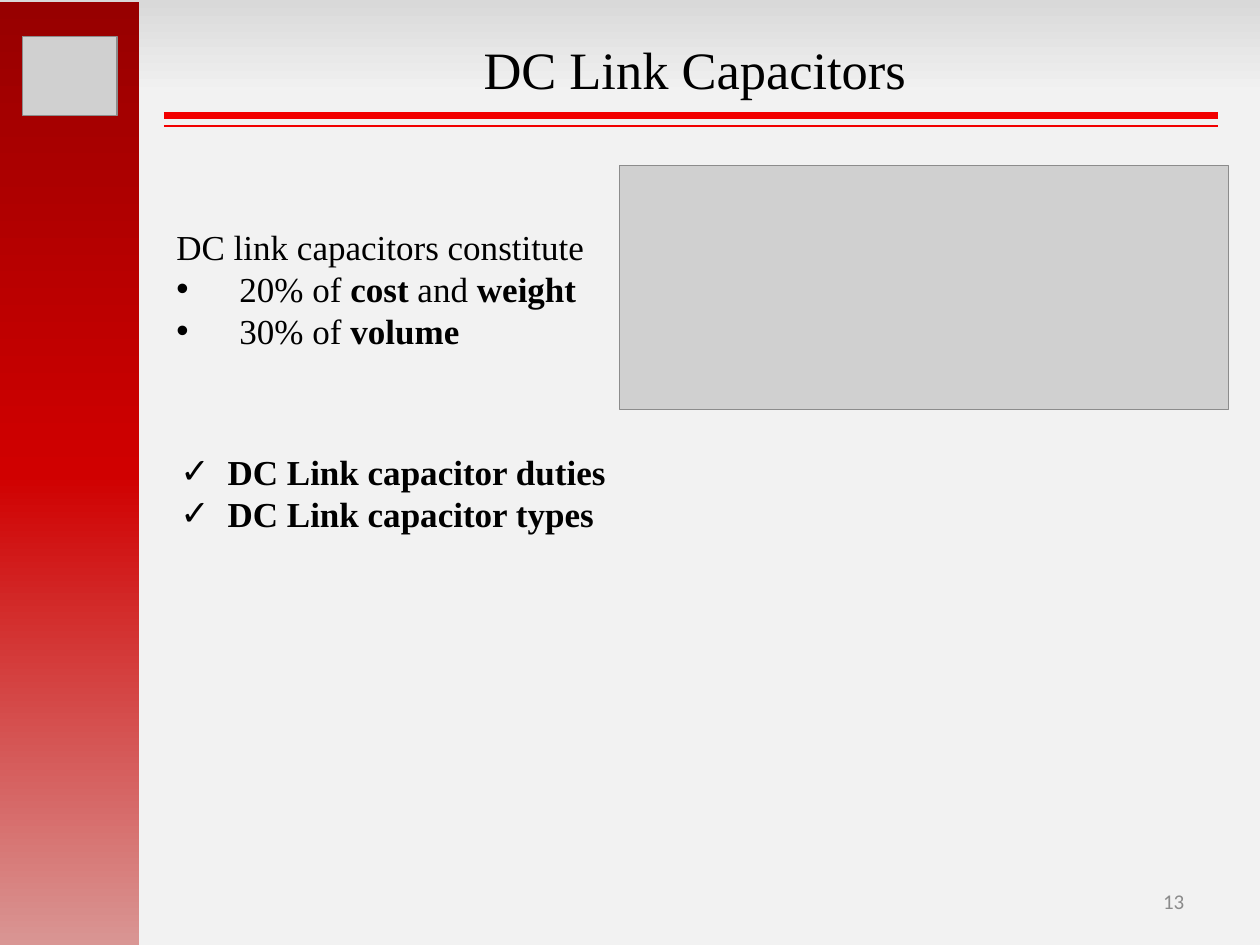
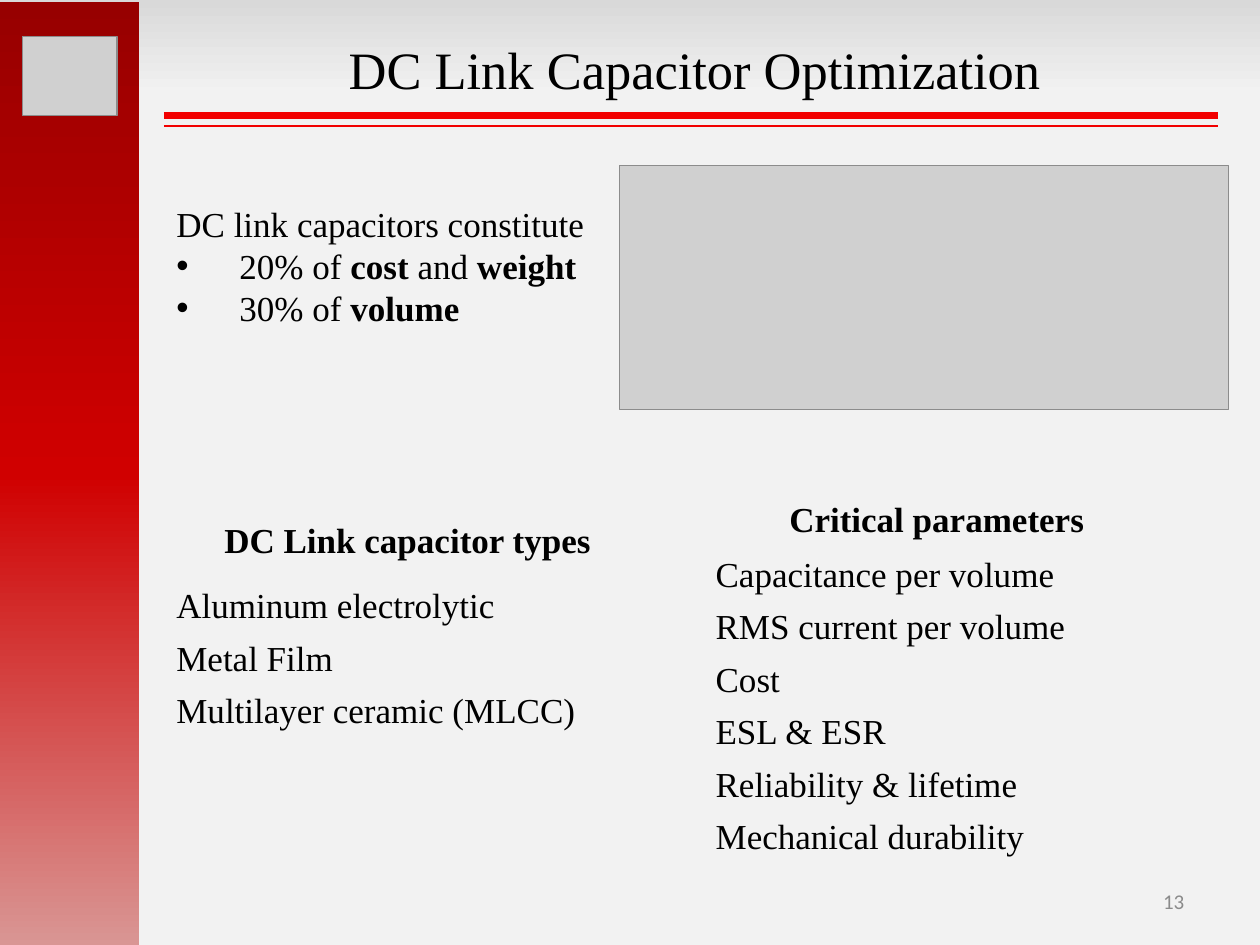
Before and after one commit to hakanpolat/IMMD, a slide deck: slide 13 of GRW2017/sunum/GRW2017_MesutUğur.pptx. Drawn at 1260x945 pixels with LibreOffice and Linux fonts; fonts in the diff are those of the drawing; grey boxes stand for pictures. Boxes give left, top, right and bottom in pixels: in the first picture for what was removed or moved away, otherwise in the second. Text is boxed around its words. In the diff, an @@ line names an element or a change of style, - is before the commit and + after.

Commit message:
grw2017 sunum capacitor kısmı

```diff
--- a/GRW2017/sunum/GRW2017_MesutUğur.pptx
+++ b/GRW2017/sunum/GRW2017_MesutUğur.pptx
@@ text at bbox=[349, 52, 1041, 100]: text changed @@
-DC Link Capacitors
+DC Link Capacitor Optimization
@@ text "DC link capacitors constitute": place and size @@
-text "DC link capacitors constitute" at bbox=[176, 235, 584, 345]
+text "DC link capacitors constitute" at bbox=[176, 212, 584, 322]
@@ text at bbox=[228, 460, 606, 493]: paragraph removed @@
-✓ DC Link capacitor duties
@@ text added at bbox=[789, 507, 1084, 539], 20 pt, text #000000, bold @@
+Critical parameters
@@ text "DC Link capacitor types": place and size @@
-text "DC Link capacitor types" at bbox=[228, 460, 606, 535]
+text "DC Link capacitor types" at bbox=[224, 528, 591, 560]
@@ text "DC Link capacitor types" at bbox=[224, 528, 591, 560]: alignment left to centre; bullet ✓ to none @@
@@ text added at bbox=[716, 562, 1065, 857], 20 pt, text #000000 @@
+Capacitance per volume
+RMS current per volume
+Cost
+ESL & ESR
+Reliability & lifetime
+Mechanical durability
@@ text added at bbox=[176, 593, 575, 731], 20 pt, text #000000 @@
+Aluminum electrolytic
+Metal Film
+Multilayer ceramic (MLCC)
```
Also in this commit, not shown: 2 other slides changed, 10 slides added, 2 slides removed.
